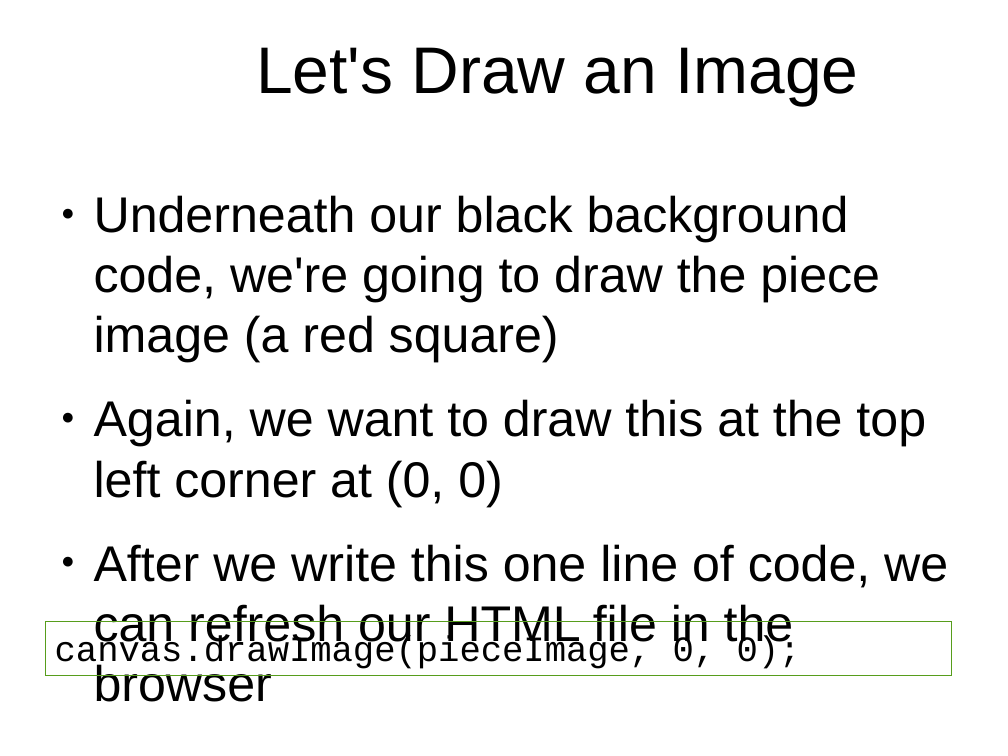
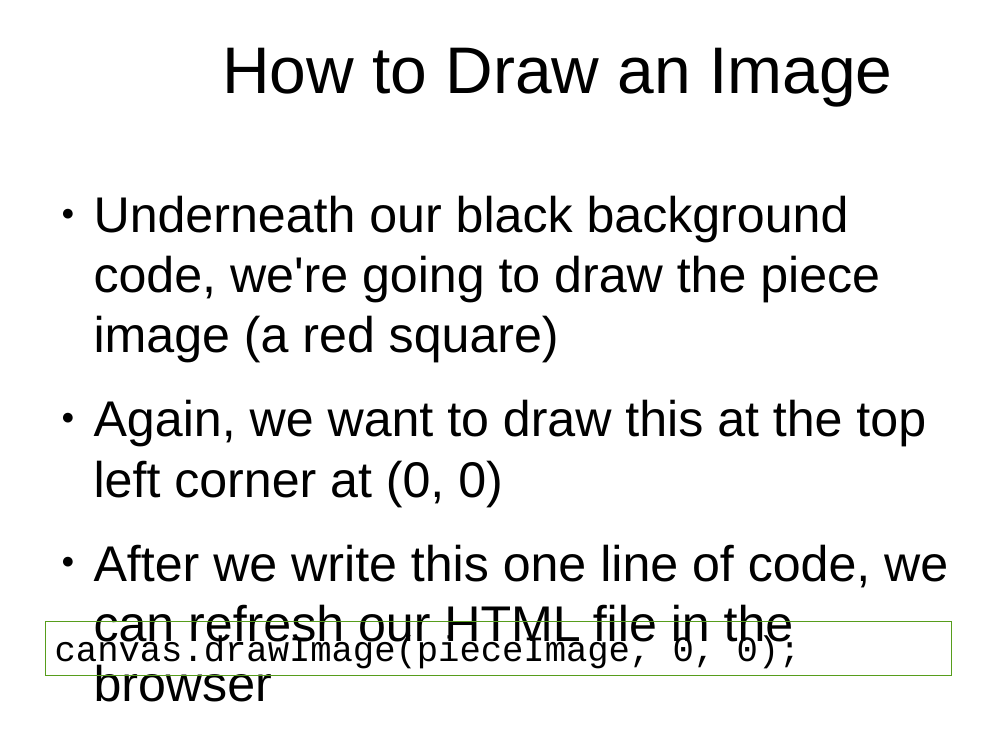
Before and after one commit to originalgrego/Webtris, a slide deck: slide 9 of Webtris - Explorathon 2016.odp. Drawn at 1008x756 pixels with LibreOffice and Linux fonts; fonts in the diff are those of the drawing; background and template pictures are left out. Boxes give left, top, right and bottom in pixels: in the first picture for what was removed or moved away, otherwise in the second. Text is boxed around its words. In the diff, an @@ line names an element or a change of style, - is before the commit and + after.

```diff
--- a/Webtris - Explorathon 2016.odp
+++ b/Webtris - Explorathon 2016.odp
@@ title at box(222, 47, 892, 105): text changed @@
-Let's Draw an Image
+How to Draw an Image
```
Also in this commit, not shown: 1 other slide changed, 2 other files.
